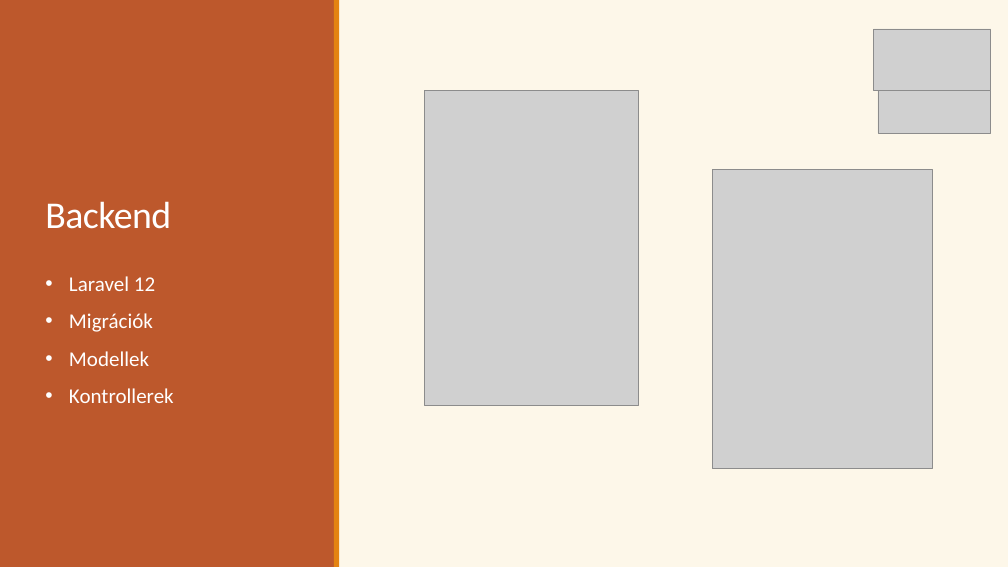
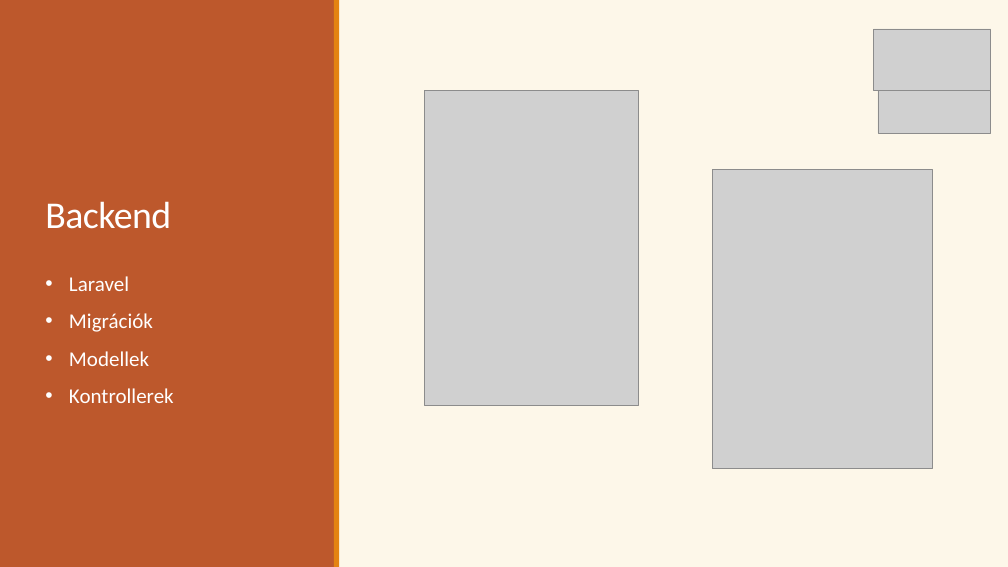
Before and after one commit to Ella50/13_S1_1_vizsgaremek, a slide deck: slide 6 of Dokumentációhoz/Prezentáció/eMenza_AtkariAriella_FarkasDominik.pptx (slide 8 before the commit). Drawn at 1008x567 pixels with LibreOffice and Linux fonts; fonts in the diff are those of the drawing; grey boxes stand for pictures. Boxes give left, top, right and bottom in pixels: in the first picture for what was removed or moved away, otherwise in the second. Text is boxed around its words. In the diff, an @@ line names an element or a change of style, - is before the commit and + after.

```diff
--- a/Dokumentációhoz/Prezentáció/eMenza_AtkariAriella_FarkasDominik.pptx
+++ b/Dokumentációhoz/Prezentáció/eMenza_AtkariAriella_FarkasDominik.pptx
@@ text at (69, 276, 129, 291): text changed @@
-• Laravel 12
+• Laravel
```
Also in this commit, not shown: 7 other slides changed, 1 slide added, 4 slides removed, 15 other files.
